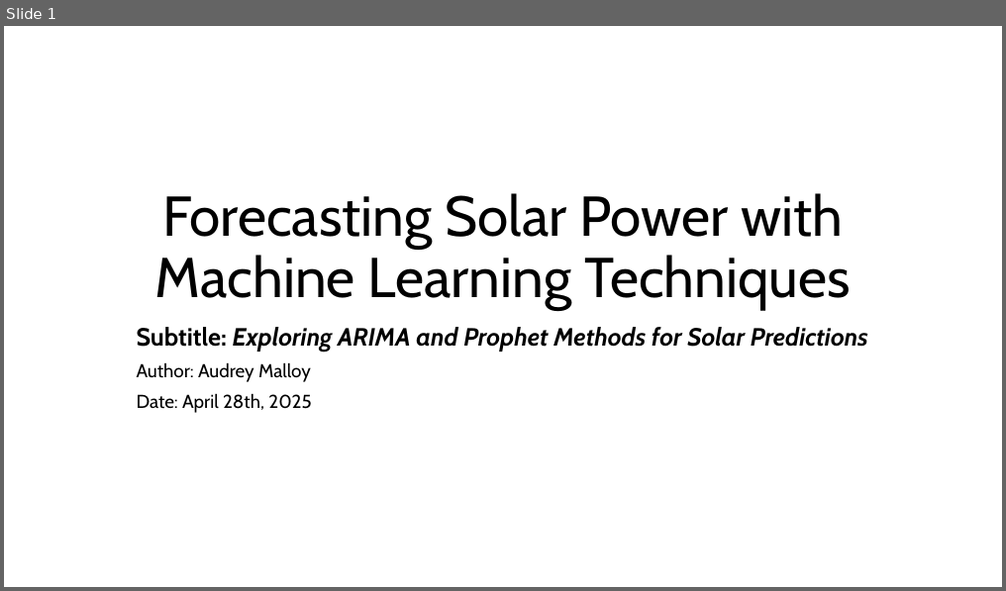
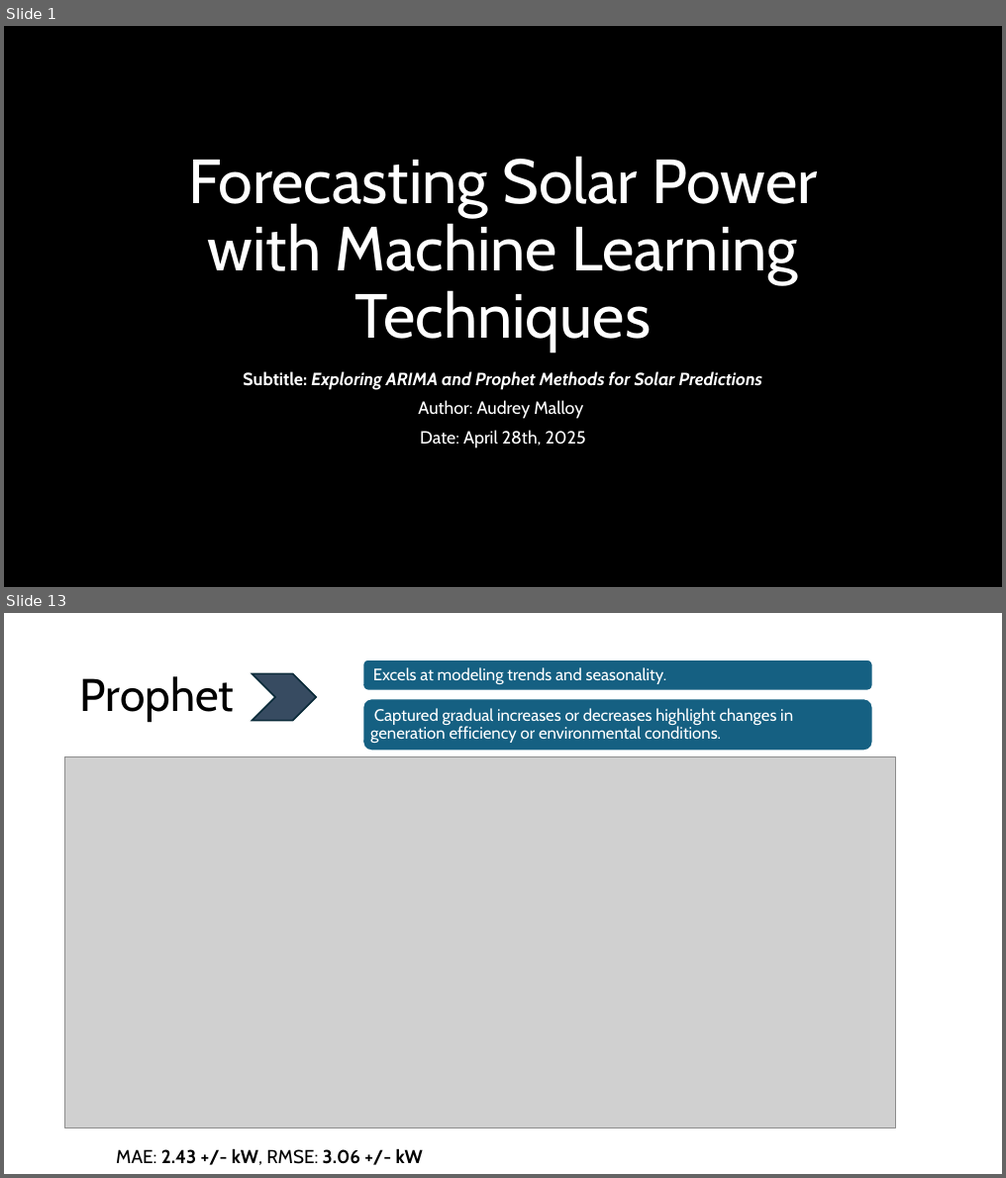
Before and after one commit to audreymalloy/Springboard_DataScience, a slide deck: Capstone-3-Solar/Documentation/Capstone_3_Final_Presentation_Malloy.pptx. Shown one above the other, each under a label of ours: slide 1 before the commit, slides 1 and 13 after it; the slides between them are not shown. The pictures are 1006x591 and 1006x1178 pixels, drawn with LibreOffice and Linux fonts; fonts in the diff are those of the drawing; grey boxes stand for pictures; background and template pictures are left out. Boxes give left, top, right and bottom in pixels: in the first picture for what was removed or moved away, otherwise in the second. Text is boxed around its words. In the diff, an @@ line names an element or a change of style, - is before the commit and + after.

```diff
--- a/Capstone-3-Solar/Documentation/Capstone_3_Final_Presentation_Malloy.pptx
+++ b/Capstone-3-Solar/Documentation/Capstone_3_Final_Presentation_Malloy.pptx
@@ slide 13 added at bbox=[4, 613, 1002, 1174], background #FFFFFF @@
@@ title added at bbox=[80, 676, 235, 722], 44 pt, text #000000 @@
+Prophet
@@ chevron added at bbox=[252, 673, 316, 720], fill #374B61, outline #092A39 1.5 pt @@
@@ group added at bbox=[363, 660, 873, 751]: 2 rounded rectangles, 2 texts @@
+Excels at modeling trends and seasonality.
+Captured gradual increases or decreases highlight changes in generation efficiency or environmental conditions.
@@ picture added at bbox=[64, 758, 895, 1129] @@
@@ text added at bbox=[116, 1149, 423, 1165], 18 pt, text #000000, bold @@
+MAE: 2.43 +/- kW, RMSE: 3.06 +/- kW
@@ slide 1 changed as well @@
@@ background #FFFFFF to picture (left out) @@
@@ title "Forecasting Solar Power with Machine ..." at bbox=[188, 156, 817, 352]: size 54 to 60 pt, text colour #000000 to #FFFFFF @@
@@ subtitle "Subtitle: Exploring ARIMA and Prophet ...": place and size @@
-subtitle "Subtitle: Exploring ARIMA and Prophet ..." at bbox=[137, 327, 868, 413]
+subtitle "Subtitle: Exploring ARIMA and Prophet ..." at bbox=[243, 372, 762, 449]
@@ subtitle "Subtitle: Exploring ARIMA and Prophet ..." at bbox=[243, 372, 762, 449]: size 24 to 17 pt in "Subtitle: Exploring ARIMA and Prophet Methods for ..."; text colour #000000 to #FFFFFF; size 18 to 17 pt in "Author: Audrey Malloy", "Date: April 28th, 2025"; alignment left to centre @@
```
Also in this commit, not shown: 18 other slides added, 8 slides removed, 2 other files.
